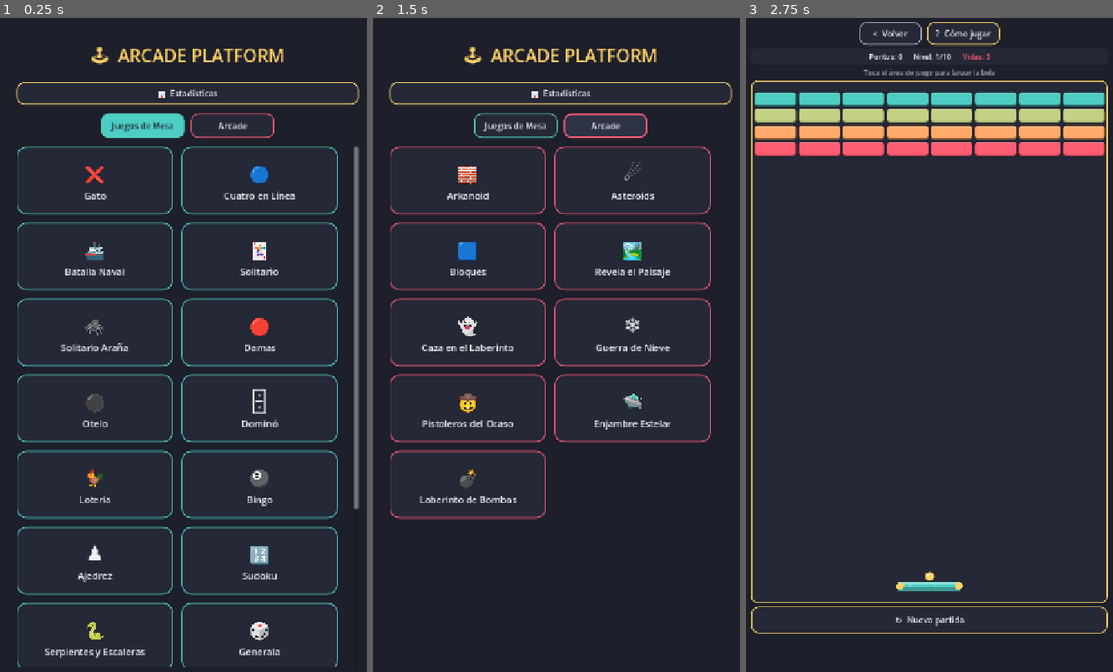
Above: before the commit, frames 1-3 (left to right).
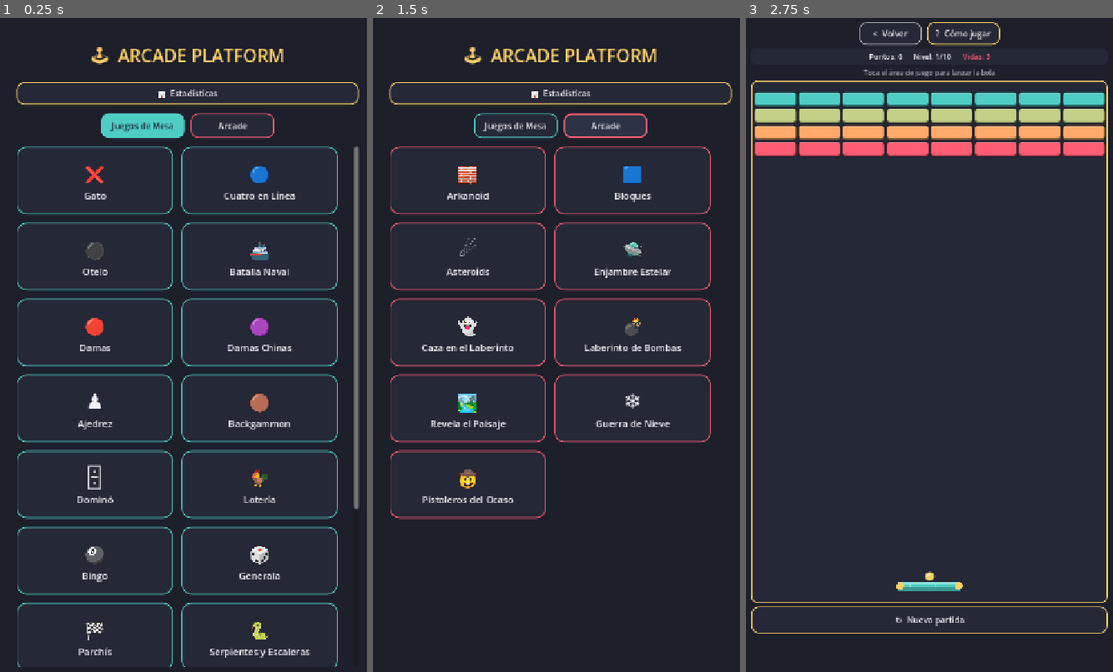
Above: after the commit, the same moments.

Repository: jfrodriguezva/Arcade
Game: Godot game, scene res://core/scenes/hub.tscn
Two runs of this game, one before a commit and one after it. Both use one fixed random seed, a clock stepped at 60 frames per second and the inputs below.
Inputs (mouse positions are in pixels of both pictures, inside the frame that each line leads up to):
- Up to frame 1 (0.25 s): no input
- Up to frame 2 (1.5 s): click "Arcade" at 0.5 s; click "Arcade" at 1.25 s
- Up to frame 3 (2.75 s): click (841, 181) at 2.02 s

The runs differ from the first frame. In frame 1, 2.8% of the frame differs, in the area x 12-85%, y 34-98%; in frame 2, 1.8%; in frame 3, nothing differs.

Commit message:
Dominó sin scroll, arregla Conecta 4, agrupa el Hub, bola de nieve cae de verdad
Dominó: quita los ScrollContainer internos de la mesa y de la mano —
el panel de la cadena ahora crece con el contenido en vez de recortar
a 340px fijos, y la mano usa un HFlowContainer que envuelve a la
siguiente línea en vez de scrolear horizontalmente. Nada de scroll
dentro del tablero ni en las fichas propias. De paso se verificó (con
una cadena larga forzada) que las fichas no se traslapan entre filas
y que los puntos que se tocan entre fichas consecutivas ya eran
consistentes.

Conecta 4: bug real encontrado y corregido — _redraw_all() (que
decide si los botones de columna quedan habilitados) se llamaba
ANTES de actualizar current_turn, así que tras la respuesta de la
máquina los botones quedaban reflejando el turno viejo y nunca se
volvían a habilitar. Por eso "después del primer tiro ya no se hacía
nada": los clics no tenían efecto aunque el juego internamente sí
había cambiado de turno.

Hub: se reagrupa el orden de los 28 juegos por tipo (línea/territorio,
estrategia clásica, cantar-y-marcar, dados/carrera, solitarios y
rompecabezas en mesa; rompe-bloques, disparos espaciales, laberinto y
acción en arcade) en vez del orden de creación.

Guerra de Nieve: la bola de nieve pateada no tenía gravedad — se
quedaba flotando a la altura de la plataforma de origen para siempre,
sin poder alcanzar enemigos en pisos de abajo. Ahora cae de verdad al
salirse de la orilla y aterriza en la plataforma inferior, pudiendo
matar enemigos ahí. Se agrega un destello de impacto al reventar un
enemigo con la bola.

Verificado con tests headless dedicados para cada arreglo (fichas de
dominó sin traslape en mesa larga, botones de Conecta 4 realmente
habilitados tras la respuesta de la máquina con tiempo real de espera,
28 juegos únicos en el orden esperado del Hub, la bola de nieve cae y
mata a un enemigo en un piso inferior) más regresión completa de las
30 escenas del proyecto.

Co-Authored-By: Claude Sonnet 5 <noreply@anthropic.com>

Diff:
--- a/core/autoload/game_manager.gd
+++ b/core/autoload/game_manager.gd
@@ -2,8 +2,15 @@
 ## Registro central de juegos y navegación entre el hub y cada juego.
 ## Agregar un juego nuevo = agregar una entrada aquí + crear su escena.
 ## El Hub no necesita tocarse.
+##
+## El orden del arreglo es el orden en el que aparecen en el Hub, y está
+## agrupado a propósito por tipo de juego (línea/territorio, estrategia
+## clásica, cantar-y-marcar, dados/carrera, solitarios y rompecabezas) en
+## vez de por orden de creación, para que juegos parecidos queden uno
+## junto al otro.
 
 var games: Array[Dictionary] = [
+	# --- Línea / territorio (2 jugadores, rápidos) ---------------------
 	{
 		"id": "tictactoe",
 		"title": "Gato",
@@ -21,6 +28,14 @@
 		"enabled": true,
 	},
 	{
+		"id": "othello",
+		"title": "Otelo",
+		"icon": "⚫",
+		"category": "mesa",
+		"scene": "res://games/board/othello/othello.tscn",
+		"enabled": true,
+	},
+	{
 		"id": "battleship",
 		"title": "Batalla Naval",
 		"icon": "🚢",
@@ -28,6 +43,90 @@
 		"scene": "res://games/board/battleship/battleship.tscn",
 		"enabled": true,
 	},
+	# --- Estrategia clásica de tablero ----------------------------------
+	{
+		"id": "checkers",
+		"title": "Damas",
+		"icon": "🔴",
+		"category": "mesa",
+		"scene": "res://games/board/checkers/checkers.tscn",
+		"enabled": true,
+	},
+	{
+		"id": "chinese_checkers",
+		"title": "Damas Chinas",
+		"icon": "🟣",
+		"category": "mesa",
+		"scene": "res://games/board/chinese_checkers/chinese_checkers.tscn",
+		"enabled": true,
+	},
+	{
+		"id": "chess",
+		"title": "Ajedrez",
+		"icon": "♟️",
+		"category": "mesa",
+		"scene": "res://games/board/chess/chess.tscn",
+		"enabled": true,
+	},
+	{
+		"id": "backgammon",
+		"title": "Backgammon",
+		"icon": "🟤",
+		"category": "mesa",
+		"scene": "res://games/board/backgammon/backgammon.tscn",
+		"enabled": true,
+	},
+	# --- Cantar y marcar --------------------------------------------------
+	{
+		"id": "domino",
+		"title": "Dominó",
+		"icon": "🁫",
+		"category": "mesa",
+		"scene": "res://games/board/domino/domino.tscn",
+		"enabled": true,
+	},
+	{
+		"id": "loteria",
+		"title": "Lotería",
+		"icon": "🐓",
+		"category": "mesa",
+		"scene": "res://games/board/loteria/loteria.tscn",
+		"enabled": true,
+	},
+	{
+		"id": "bingo",
+		"title": "Bingo",
+		"icon": "🎱",
+		"category": "mesa",
+		"scene": "res://games/board/bingo/bingo.tscn",
+		"enabled": true,
+	},
+	# --- Dados y carrera ----------------------------------------------
+	{
+		"id": "generala",
+		"title": "Generala",
+		"icon": "🎲",
+		"category": "mesa",
+		"scene": "res://games/board/generala/generala.tscn",
+		"enabled": true,
+	},
+	{
+		"id": "parchis",
+		"title": "Parchís",
+		"icon": "🏁",
+		"category": "mesa",
+		"scene": "res://games/board/parchis/parchis.tscn",
+		"enabled": true,
+	},
+	{
+		"id": "snakes_ladders",
+		"title": "Serpientes y Escaleras",
+		"icon": "🐍",
+		"category": "mesa",
+		"scene": "res://games/board/snakes_ladders/snakes_ladders.tscn",
+		"enabled": true,
+	},
+	# --- Solitarios y rompecabezas ---------------------------------------
 	{
 		"id": "solitaire",
 		"title": "Solitario",
@@ -45,51 +144,19 @@
 		"enabled": true,
 	},
 	{
-		"id": "checkers",
-		"title": "Damas",
-		"icon": "🔴",
-		"category": "mesa",
-		"scene": "res://games/board/checkers/checkers.tscn",
-		"enabled": true,
-	},
-	{
-		"id": "othello",
-		"title": "Otelo",
-		"icon": "⚫",
-		"category": "mesa",
-		"scene": "res://games/board/othello/othello.tscn",
-		"enabled": true,
-	},
-	{
-		"id": "domino",
-		"title": "Dominó",
-		"icon": "🁫",
-		"category": "mesa",
-		"scene": "res://games/board/domino/domino.tscn",
-		"enabled": true,
-	},
-	{
-		"id": "loteria",
-		"title": "Lotería",
-		"icon": "🐓",
-		"category": "mesa",
-		"scene": "res://games/board/loteria/loteria.tscn",
-		"enabled": true,
-	},
-	{
-		"id": "bingo",
-		"title": "Bingo",
-		"icon": "🎱",
-		"category": "mesa",
-		"scene": "res://games/board/bingo/bingo.tscn",
-		"enabled": true,
-	},
-	{
-		"id": "chess",
-		"title": "Ajedrez",
-		"icon": "♟️",
-		"category": "mesa",
-		"scene": "res://games/board/chess/chess.tscn",
+		"id": "mahjong",
+		"title": "Mahjong Solitario",
+		"icon": "🀄",
+		"category": "mesa",
+		"scene": "res://games/board/mahjong/mahjong.tscn",
+		"enabled": true,
+	},
+	{
+		"id": "memorama",
+		"title": "Memorama",
+		"icon": "🧠",
+		"category": "mesa",
+		"scene": "res://games/board/memorama/memorama.tscn",
 		"enabled": true,
 	},
 	{
@@ -100,62 +167,7 @@
 		"scene": "res://games/board/sudoku/sudoku.tscn",
 		"enabled": true,
 	},
-	{
-		"id": "snakes_ladders",
-		"title": "Serpientes y Escaleras",
-		"icon": "🐍",
-		"category": "mesa",
-		"scene": "res://games/board/snakes_ladders/snakes_ladders.tscn",
-		"enabled": true,
-	},
-	{
-		"id": "generala",
-		"title": "Generala",
-		"icon": "🎲",
-		"category": "mesa",
-		"scene": "res://games/board/generala/generala.tscn",
-		"enabled": true,
-	},
-	{
-		"id": "parchis",
-		"title": "Parchís",
-		"icon": "🏁",
-		"category": "mesa",
-		"scene": "res://games/board/parchis/parchis.tscn",
-		"enabled": true,
-	},
-	{
-		"id": "mahjong",
-		"title": "Mahjong Solitario",
-		"icon": "🀄",
-		"category": "mesa",
-		"scene": "res://games/board/mahjong/mahjong.tscn",
-		"enabled": true,
-	},
-	{
-		"id": "chinese_checkers",
-		"title": "Damas Chinas",
-		"icon": "🟣",
-		"category": "mesa",
-		"scene": "res://games/board/chinese_checkers/chinese_checkers.tscn",
-		"enabled": true,
-	},
-	{
-		"id": "backgammon",
-		"title": "Backgammon",
-		"icon": "🟤",
-		"category": "mesa",
-		"scene": "res://games/board/backgammon/backgammon.tscn",
-		"enabled": true,
-	},
-	{
-		"id": "memorama",
-		"title": "Memorama",
-		"icon": "🧠",
-		"category": "mesa",
-		"scene": "res://games/board/memorama/memorama.tscn",
-		"enabled": true,
-	},
+	# --- Arcade: rompe-bloques / caída de piezas ------------------------
 	{
 		"id": "arkanoid",
 		"title": "Arkanoid",
@@ -165,6 +177,15 @@
 		"enabled": true,
 	},
 	{
+		"id": "block_stacker",
+		"title": "Bloques",
+		"icon": "🟦",
+		"category": "arcade",
+		"scene": "res://games/arcade/block_stacker/block_stacker.tscn",
+		"enabled": true,
+	},
+	# --- Arcade: disparos espaciales -------------------------------------
+	{
 		"id": "asteroids",
 		"title": "Asteroids",
 		"icon": "☄️",
@@ -173,11 +194,28 @@
 		"enabled": true,
 	},
 	{
-		"id": "block_stacker",
-		"title": "Bloques",
-		"icon": "🟦",
-		"category": "arcade",
-		"scene": "res://games/arcade/block_stacker/block_stacker.tscn",
+		"id": "galaga_swarm",
+		"title": "Enjambre Estelar",
+		"icon": "🛸",
+		"category": "arcade",
+		"scene": "res://games/arcade/galaga_swarm/galaga_swarm.tscn",
+		"enabled": true,
+	},
+	# --- Arcade: laberinto ------------------------------------------------
+	{
+		"id": "maze_muncher",
+		"title": "Caza en el Laberinto",
+		"icon": "👻",
+		"category": "arcade",
+		"scene": "res://games/arcade/maze_muncher/maze_muncher.tscn",
+		"enabled": true,
+	},
+	{
+		"id": "bomber_maze",
+		"title": "Laberinto de Bombas",
+		"icon": "💣",
+		"category": "arcade",
+		"scene": "res://games/arcade/bomber_maze/bomber_maze.tscn",
 		"enabled": true,
 	},
 	{
@@ -188,14 +226,7 @@
 		"scene": "res://games/arcade/panic_reveal/panic_reveal.tscn",
 		"enabled": true,
 	},
-	{
-		"id": "maze_muncher",
-		"title": "Caza en el Laberinto",
-		"icon": "👻",
-		"category": "arcade",
-		"scene": "res://games/arcade/maze_muncher/maze_muncher.tscn",
-		"enabled": true,
-	},
+	# --- Arcade: acción / correr y disparar -------------------------------
 	{
 		"id": "snow_brawl",
 		"title": "Guerra de Nieve",
@@ -210,22 +241,6 @@
 		"icon": "🤠",
 		"category": "arcade",
 		"scene": "res://games/arcade/gunslinger/gunslinger.tscn",
-		"enabled": true,
-	},
-	{
-		"id": "galaga_swarm",
-		"title": "Enjambre Estelar",
-		"icon": "🛸",
-		"category": "arcade",
-		"scene": "res://games/arcade/galaga_swarm/galaga_swarm.tscn",
-		"enabled": true,
-	},
-	{
-		"id": "bomber_maze",
-		"title": "Laberinto de Bombas",
-		"icon": "💣",
-		"category": "arcade",
-		"scene": "res://games/arcade/bomber_maze/bomber_maze.tscn",
 		"enabled": true,
 	},
 ]
--- a/games/arcade/snow_brawl/snow_brawl.gd
+++ b/games/arcade/snow_brawl/snow_brawl.gd
@@ -403,6 +403,7 @@
 	e["vel"] = Vector2(SNOWBALL_SPEED * (1.0 if dir >= 0.0 else -1.0), 0.0)
 	e["start_x"] = e["pos"].x
 	e["view"].setup("snowball", Color.WHITE)
+	AudioManager.play_click()
 
 
 func _update_enemies(delta: float) -> void:
@@ -459,10 +460,27 @@
 
 
 func _update_rolling_enemy(e: Dictionary, delta: float) -> void:
-	e["pos"].x += e["vel"].x * delta
+	# La bola de nieve ya no se queda pegada a la altura de la plataforma
+	# donde la pateaste: si se sale de la orilla, cae de verdad (gravedad
+	# real) y sigue rodando en la plataforma de abajo — así puede llegar a
+	# los enemigos de pisos inferiores, como en el Snow Bros original.
+	e["vel"].y += GRAVITY * delta
+	var prev_bottom: float = e["pos"].y + ENEMY_SIZE.y
+	e["pos"] += e["vel"] * delta
+
+	if e["vel"].y >= 0.0:
+		var new_bottom: float = e["pos"].y + ENEMY_SIZE.y
+		for p: Rect2 in PLATFORMS:
+			var within_x: bool = e["pos"].x + ENEMY_SIZE.x > p.position.x and e["pos"].x < p.position.x + p.size.x
+			if within_x and prev_bottom <= p.position.y + 6.0 and new_bottom >= p.position.y:
+				e["pos"].y = p.position.y - ENEMY_SIZE.y
+				e["vel"].y = 0.0
+				break
+
 	e["view"].position = _enemy_view_pos(e["pos"])
 
-	if e["pos"].x < 0.0 or e["pos"].x + ENEMY_SIZE.x > PLAY_W or abs(e["pos"].x - e["start_x"]) > SNOWBALL_MAX_DIST:
+	if e["pos"].x < 0.0 or e["pos"].x + ENEMY_SIZE.x > PLAY_W or e["pos"].y > PLAY_H \
+			or abs(e["pos"].x - e["start_x"]) > SNOWBALL_MAX_DIST:
 		_remove_enemy(e)
 		return
 
@@ -471,11 +489,28 @@
 		if other == e or other["state"] == "removed" or other["state"] == "rolling":
 			continue
 		if ball_rect.intersects(Rect2(other["pos"], ENEMY_SIZE)):
+			_spawn_impact_burst(other["pos"] + ENEMY_SIZE / 2.0)
 			_remove_enemy(other)
 			score += 100
 			_update_hud()
 			if randf() < ITEM_DROP_CHANCE:
 				_spawn_item(other["pos"] + ENEMY_SIZE / 2.0)
+
+
+func _spawn_impact_burst(center: Vector2) -> void:
+	## Destello breve y no-bloqueante al reventar un enemigo con la bola de
+	## nieve, para que el golpe se sienta con más impacto que solo hacerlo
+	## desaparecer en silencio.
+	var flash := EntitySprite.new()
+	var fsize: Vector2 = ENEMY_VIEW_SIZE * 1.5
+	flash.size = fsize
+	flash.position = center - fsize / 2.0
+	flash.mouse_filter = Control.MOUSE_FILTER_IGNORE
+	flash.setup("blast", Color(1, 1, 1), UIKit.COLOR_ACCENT_2)
+	play_area.add_child(flash)
+	var tw := create_tween()
+	tw.tween_method(flash.set_phase, 0.0, 1.0, 0.26)
+	tw.tween_callback(flash.queue_free)
 
 
 func _remove_enemy(e: Dictionary) -> void:
--- a/games/board/connect_four/connect_four.gd
+++ b/games/board/connect_four/connect_four.gd
@@ -213,19 +213,30 @@
 	var my_session: int = session_id
 	var owner: String = current_turn
 	var row: int = _drop(board, col, owner)
+
+	var winner: String = _winner_on(board)
+	if winner != "":
+		_redraw_all()
+		UIKit.pulse(cell_views[row][col])
+		_end_game(winner)
+		return
+	if _valid_columns(board).is_empty():
+		_redraw_all()
+		UIKit.pulse(cell_views[row][col])
+		_end_game_draw()
+		return
+
+	# Importante: cambiar el turno ANTES de redibujar. _redraw_all() decide
+	# si los botones de columna quedan habilitados según current_turn; si
+	# se llamaba antes de este cambio, los botones quedaban reflejando el
+	# turno VIEJO (deshabilitados para siempre después de que la máquina
+	# respondía, porque nunca se volvían a redibujar tras el segundo
+	# cambio de turno) — eso es lo que hacía que "ya no se hiciera nada"
+	# después de la primera jugada.
+	var next_turn: String = "bot" if owner == "player" else "player"
+	current_turn = next_turn
 	_redraw_all()
 	UIKit.pulse(cell_views[row][col])
-
-	var winner: String = _winner_on(board)
-	if winner != "":
-		_end_game(winner)
-		return
-	if _valid_columns(board).is_empty():
-		_end_game_draw()
-		return
-
-	var next_turn: String = "bot" if owner == "player" else "player"
-	current_turn = next_turn
 	_update_turn_status(next_turn)
 	if mode == "pve" and next_turn == "bot":
 		await get_tree().create_timer(0.8).timeout
@@ -249,18 +260,22 @@
 			chosen = _pick_minimax_move(moves, 4)
 
 	var row: int = _drop(board, chosen, "bot")
+
+	var winner: String = _winner_on(board)
+	if winner != "":
+		_redraw_all()
+		UIKit.pulse(cell_views[row][chosen])
+		_end_game(winner)
+		return
+	if _valid_columns(board).is_empty():
+		_redraw_all()
+		UIKit.pulse(cell_views[row][chosen])
+		_end_game_draw()
+		return
+
+	current_turn = "player"
 	_redraw_all()
 	UIKit.pulse(cell_views[row][chosen])
-
-	var winner: String = _winner_on(board)
-	if winner != "":
-		_end_game(winner)
-		return
-	if _valid_columns(board).is_empty():
-		_end_game_draw()
-		return
-
-	current_turn = "player"
 	_update_turn_status("player")
 
 
--- a/games/board/domino/domino.gd
+++ b/games/board/domino/domino.gd
@@ -39,9 +39,8 @@
 var status_label: Label
 var hand_title_label: Label
 var chain_canvas: Control
-var chain_scroll: ScrollContainer
 var info_label: Label
-var hand_row: HBoxContainer
+var hand_row: HFlowContainer
 var end_left_btn: Button
 var end_right_btn: Button
 var draw_btn: Button
@@ -84,19 +83,20 @@
 
 	vbox.add_child(UIKit.title_label("Mesa", 14, UIKit.COLOR_TEXT_DIM))
 
+	# Sin ScrollContainer aquí a propósito: el panel se agranda solo según
+	# el contenido de la cadena (chain_canvas ajusta su custom_minimum_size
+	# en cada redibujo), en vez de recortar a una altura fija y obligar a
+	# scrolear dentro del tablero.
 	var chain_panel := PanelContainer.new()
-	chain_panel.custom_minimum_size = Vector2(0, 340)
 	chain_panel.add_theme_stylebox_override("panel", UIKit.stylebox(UIKit.COLOR_PANEL, UIKit.COLOR_ACCENT_3, 14, 2))
 	vbox.add_child(chain_panel)
 	var chain_margin := MarginContainer.new()
 	for side: String in ["margin_left", "margin_right", "margin_top", "margin_bottom"]:
 		chain_margin.add_theme_constant_override(side, 10)
 	chain_panel.add_child(chain_margin)
-	chain_scroll = ScrollContainer.new()
-	chain_margin.add_child(chain_scroll)
 	chain_canvas = Control.new()
 	chain_canvas.custom_minimum_size = Vector2(TABLE_W, TILE_LONG + 20)
-	chain_scroll.add_child(chain_canvas)
+	chain_margin.add_child(chain_canvas)
 
 	var ends_row := HBoxContainer.new()
 	ends_row.alignment = BoxContainer.ALIGNMENT_CENTER
@@ -118,12 +118,13 @@
 	hand_title_label = UIKit.title_label("Tu mano", 16, UIKit.COLOR_TEXT_DIM)
 	vbox.add_child(hand_title_label)
 
-	var hand_scroll := ScrollContainer.new()
-	hand_scroll.custom_minimum_size = Vector2(0, 150)
-	vbox.add_child(hand_scroll)
-	hand_row = HBoxContainer.new()
-	hand_row.add_theme_constant_override("separation", 8)
-	hand_scroll.add_child(hand_row)
+	# HFlowContainer en vez de una fila con scroll horizontal: si no caben
+	# todas las fichas en una línea, pasa las que sobran a la siguiente
+	# fila automáticamente, sin necesitar scrolear para verlas todas.
+	hand_row = HFlowContainer.new()
+	hand_row.add_theme_constant_override("h_separation", 8)
+	hand_row.add_theme_constant_override("v_separation", 8)
+	vbox.add_child(hand_row)
 
 	var actions_row := HBoxContainer.new()
 	actions_row.alignment = BoxContainer.ALIGNMENT_CENTER
